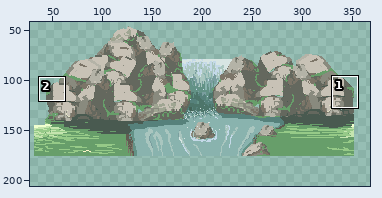
Pixel-art file: Aseprite/Enviroment/Stages/Light_forest/lightforest2.aseprite. The first picture is a wide view before the edit; the outline marks the close-up.
Close-up. Earlier state:
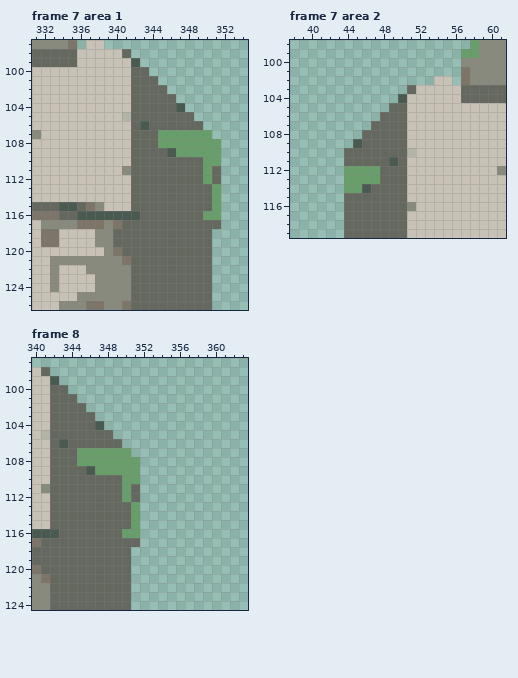
369x145 pixels, 8 frames. Colours within 5 levels of each other are drawn and written as one. Shown: frame 7 area 1: x 331..354, y 97..126; frame 7 area 2: x 38..61, y 98..119; frame 8: x 340..363, y 97..124. The old version is drawn lined up with the new one, on the new canvas. The wide view leaves out empty margins. The commit also changed other frames or places, which this record leaves out.
After the commit:
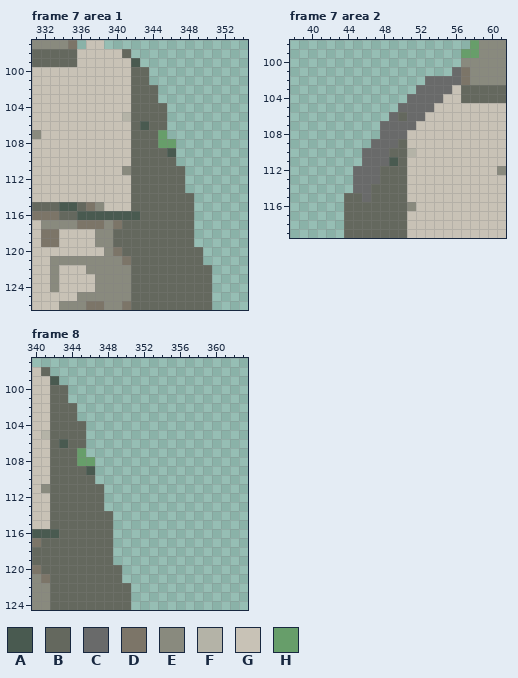
Palette (. is transparent): A #495a50  B #64685e  C #696a6a  D #7c7568  E #898a7e  F #b4b3a7  G #c8c2b6  H #679e6a
Diff:
canvas 369x145 -> 368x206, the old top-left corner now at -1,31 (the part of the old canvas that was cut away was empty and is not shown)
--- frame 7 area 1
@@ x 342..353 @@
 100 BB..........
-101 BBB.........
-102 BBBB........
-103 BBBBB.......
-104 BBBBBA......
-105 BBBBBBB.....
-106 BABBBBBB....
-107 BBBHHHHHH...
-108 BBBHHHHHHH..
-109 BBBBAHHHHH..
-110 BBBBBBBBHH..
-111 BBBBBBBBHB..
-112 BBBBBBBBHB..
-113 BBBBBBBBBH..
-114 BBBBBBBBBH..
-115 BBBBBBBBBH..
-116 ABBBBBBBHH..
-117 BBBBBBBBBB..
-118 BBBBBBBBB...
-119 BBBBBBBBB...
-120 BBBBBBBBB...
-121 BBBBBBBBB...
+101 BB..........
+102 BBB.........
+103 BBB.........
+104 BBBB........
+105 BBBB........
+106 BABB........
+107 BBBH........
+108 BBBHH.......
+109 BBBBA.......
+110 BBBBB.......
+111 BBBBBB......
+112 BBBBBB......
+113 BBBBBB......
+114 BBBBBBB.....
+115 BBBBBBB.....
+116 ABBBBBB.....
+117 BBBBBBB.....
+118 BBBBBBB.....
+119 BBBBBBB.....
+120 BBBBBBBB....
+121 BBBBBBBB....
 122 BBBBBBBBB...
--- frame 7 area 2
@@ x 38..61 @@
 100 ...................EEEEE
-101 ...................DEEEE
-102 ................GG.DEEEE
-103 .............BGGGGGBBBBB
-104 ............AGGGGGGBBBBB
-105 ...........BBGGGGGGGGGGG
-106 ..........BBBGGGGGGGGGGG
-107 .........BBBBGGGGGGGGGGG
-108 ........BBBBBGGGGGGGGGGG
-109 .......ABBBBBGGGGGGGGGGG
-110 ......BBBBBBBFGGGGGGGGGG
-111 ......BBBBBABGGGGGGGGGGG
-112 ......HHHHBBBGGGGGGGGGGE
-113 ......HHHHBBBGGGGGGGGGGG
-114 ......HHABBBBGGGGGGGGGGG
-115 ......BBBBBBBGGGGGGGGGGG
+101 ..................CDEEEE
+102 ...............CCCCDEEEE
+103 ..............CCCCGBBBBB
+104 .............CCCCGGBBBBB
+105 ............CCCCGGGGGGGG
+106 ...........CBCCGGGGGGGGG
+107 ..........CCCCGGGGGGGGGG
+108 ..........CCCGGGGGGGGGGG
+109 .........CCCBGGGGGGGGGGG
+110 ........CCCBBFGGGGGGGGGG
+111 ........CCCABGGGGGGGGGGG
+112 .......CCCBBBGGGGGGGGGGE
+113 .......CCCBBBGGGGGGGGGGG
+114 .......CCBBBBGGGGGGGGGGG
+115 ......BBCBBBBGGGGGGGGGGG
 116 ......BBBBBBBEGGGGGGGGGG
--- frame 8: the same change as frame 7 area 1
Pixel boxes of the changes (left, top, right, bottom) in both close-ups:
erased: (149, 76, 221, 265)
changed: (344, 67, 461, 202)
erased: (68, 394, 140, 583)
